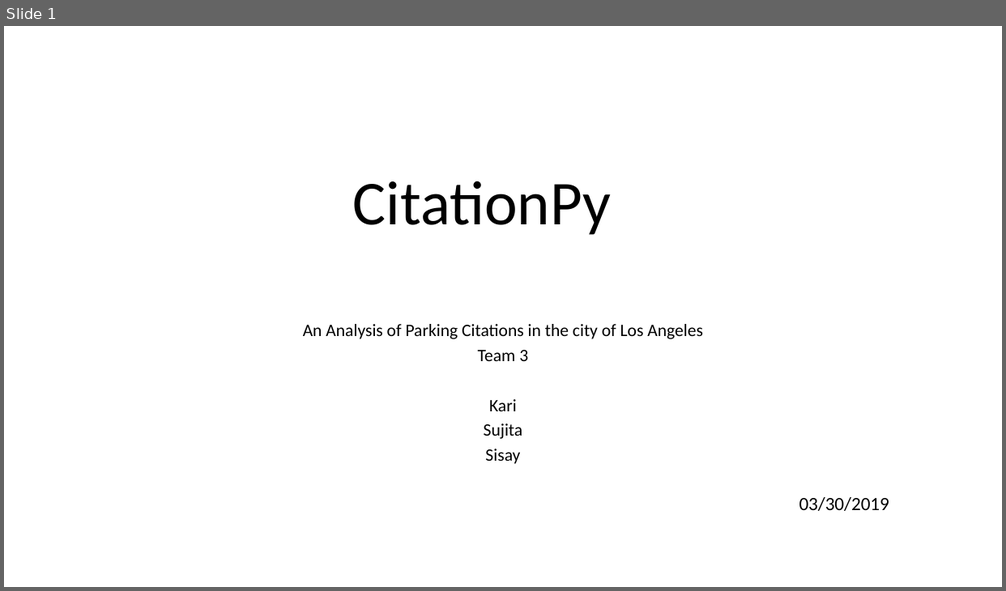
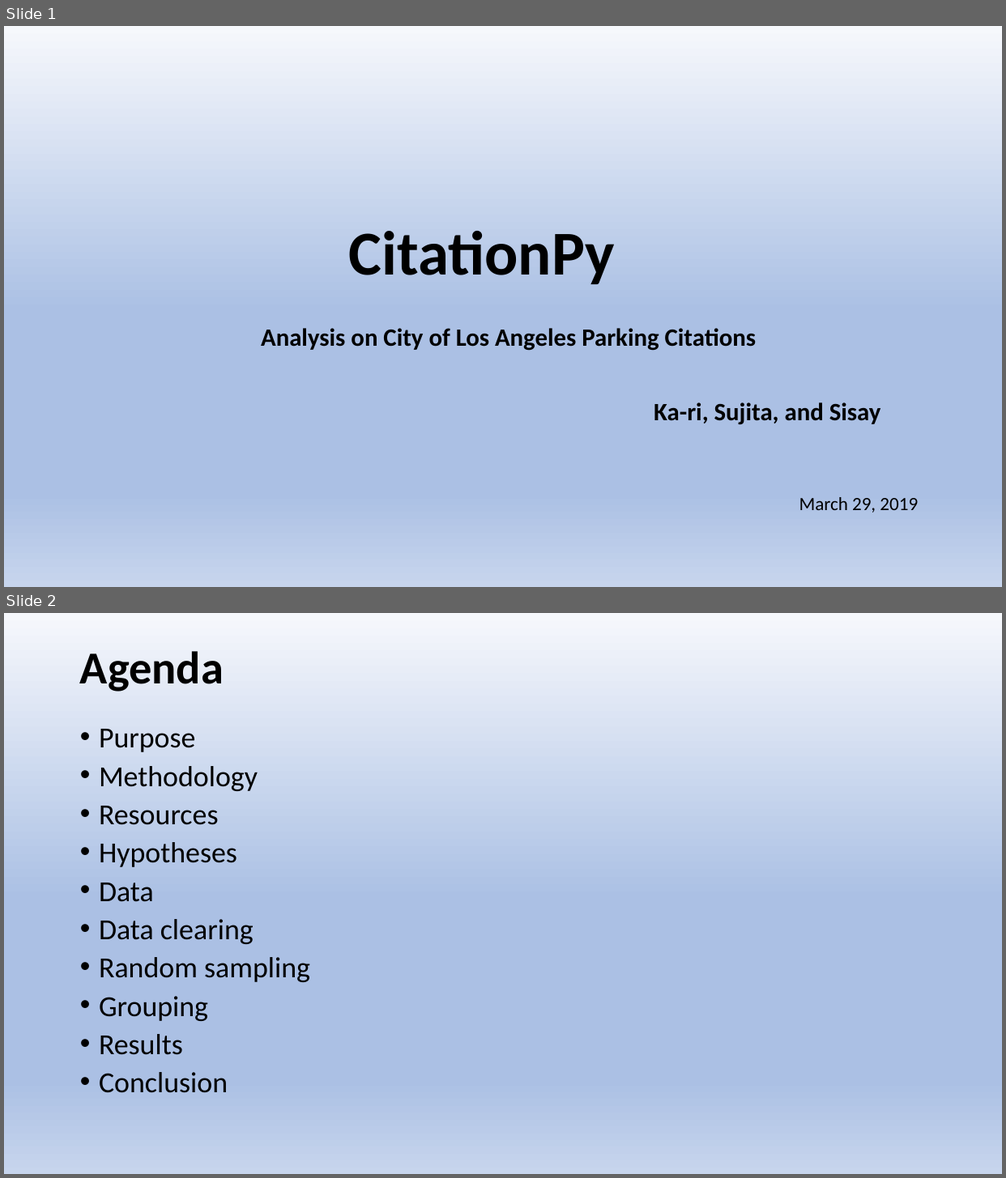
Before and after one commit to chele0630/Team3_Project1, a slide deck: Citation_Py_PPT.pptx. Shown one above the other, each under a label of ours: slide 1 before the commit, slides 1 and 2 after it. The pictures are 1006x591 and 1006x1178 pixels, drawn with LibreOffice and Linux fonts; fonts in the diff are those of the drawing. Boxes give left, top, right and bottom in pixels: in the first picture for what was removed or moved away, otherwise in the second. Text is boxed around its words. In the diff, an @@ line names an element or a change of style, - is before the commit and + after.

```diff
--- a/Citation_Py_PPT.pptx
+++ b/Citation_Py_PPT.pptx
@@ slide 2 added at (x1=4, y1=613, x2=1002, y2=1174), background gradient #F6F8FC to #ABC0E4 to #C7D5ED @@
@@ title added at (x1=80, y1=651, x2=224, y2=692), 44 pt, text #000000, bold @@
+Agenda
@@ text added at (x1=99, y1=729, x2=310, y2=1093), 28 pt, text #000000 @@
+• Purpose
+• Methodology
+• Resources
+• Hypotheses
+• Data
+• Data clearing
+• Random sampling
+• Grouping
+• Results
+• Conclusion
@@ slide 1 changed as well @@
@@ background #FFFFFF to gradient #F6F8FC to #ABC0E4 to #C7D5ED @@
@@ title "CitationPy" at (x1=349, y1=231, x2=615, y2=284): bold on @@
@@ subtitle at (x1=261, y1=328, x2=881, y2=425): text changed; size 16.8 to 24 pt; bold on @@
-An Analysis of Parking Citations in the city of Los Angeles
-Team 3
-Kari
-Sujita
-Sisay
+Analysis on City of Los Angeles Parking Citations
+Ka-ri, Sujita, and Sisay
@@ text at (x1=799, y1=497, x2=918, y2=513): text changed @@
-03/30/2019
+March 29, 2019
```
Also in this commit, not shown: 8 other slides changed, 11 other slides added, 8 slides removed.
